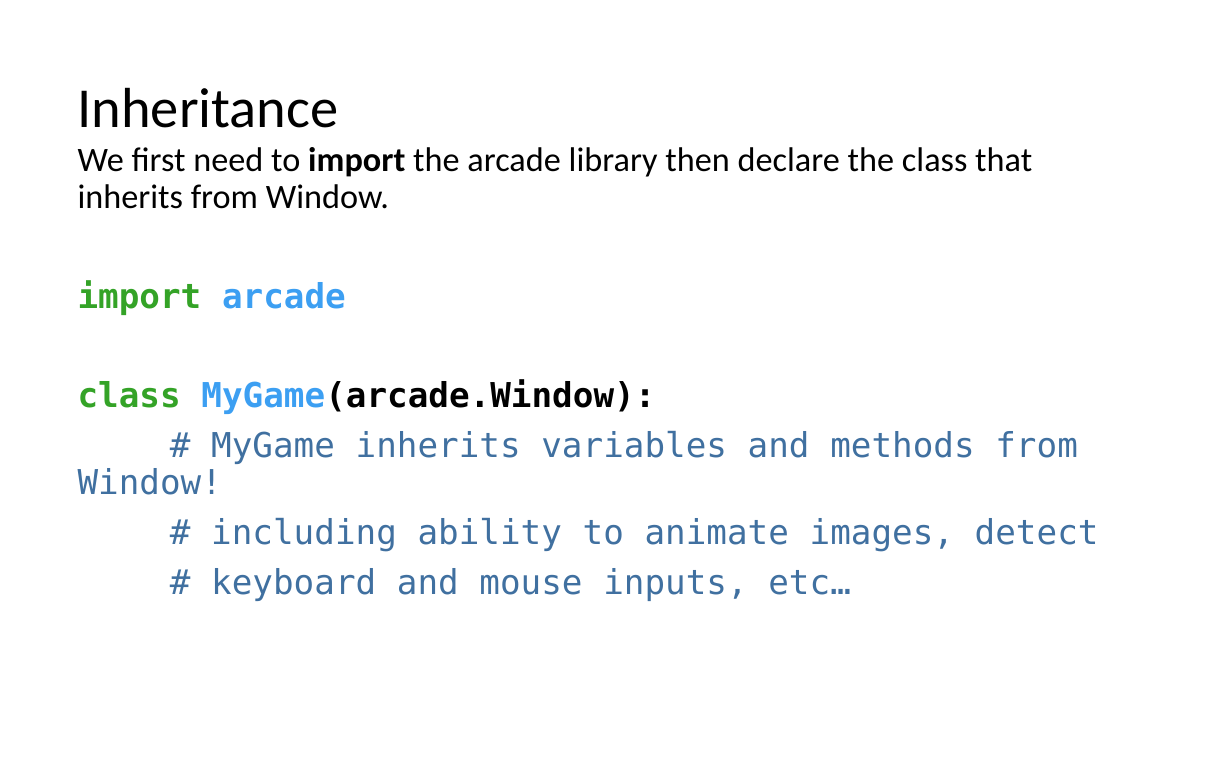
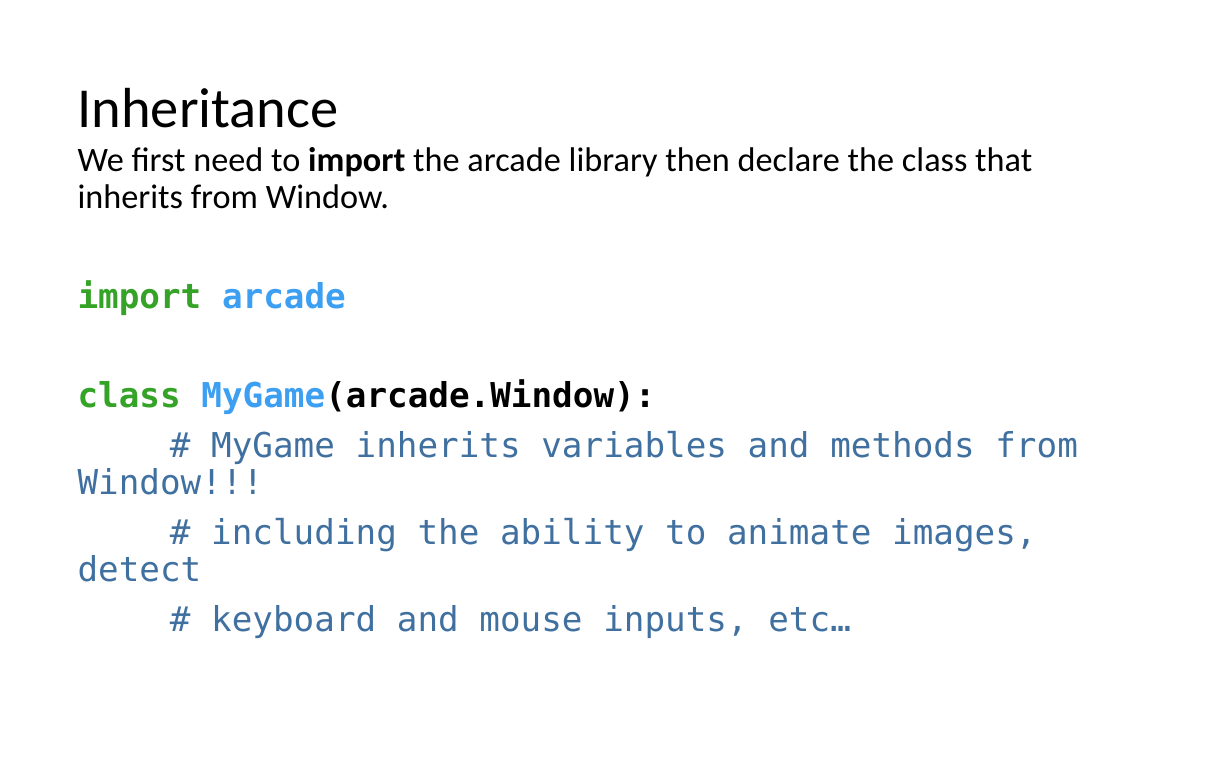
Before and after one commit to LongBaoNguyen/longbaonguyen.github.io, a slide deck: slide 24 of courses/apcsp/lect10.pptx (slide 20 before the commit). Drawn at 1232x770 pixels with LibreOffice and Linux fonts; fonts in the diff are those of the drawing. Boxes give left, top, right and bottom in pixels: in the first picture for what was removed or moved away, otherwise in the second. Text is boxed around its words. In the diff, an @@ line names an element or a change of style, - is before the commit and + after.

```diff
--- a/courses/apcsp/lect10.pptx
+++ b/courses/apcsp/lect10.pptx
@@ text at bbox=[78, 431, 1078, 582]: text changed @@
-# MyGame inherits variables and methods from Window!
-# including ability to animate images, detect
+# MyGame inherits variables and methods from Window!!!
+# including the ability to animate images, detect
```
Also in this commit, not shown: 8 other slides changed, 4 slides added, 1 other file.
